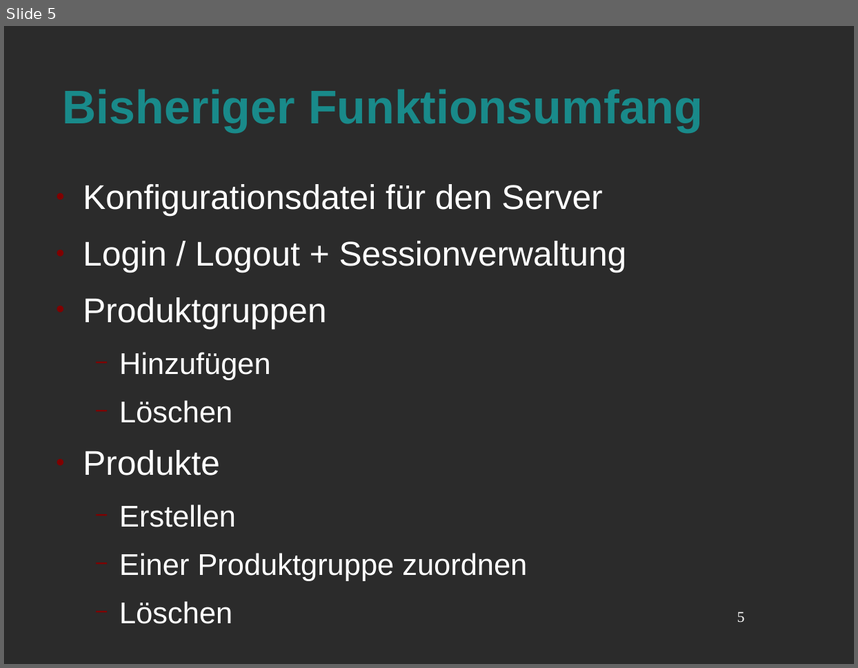
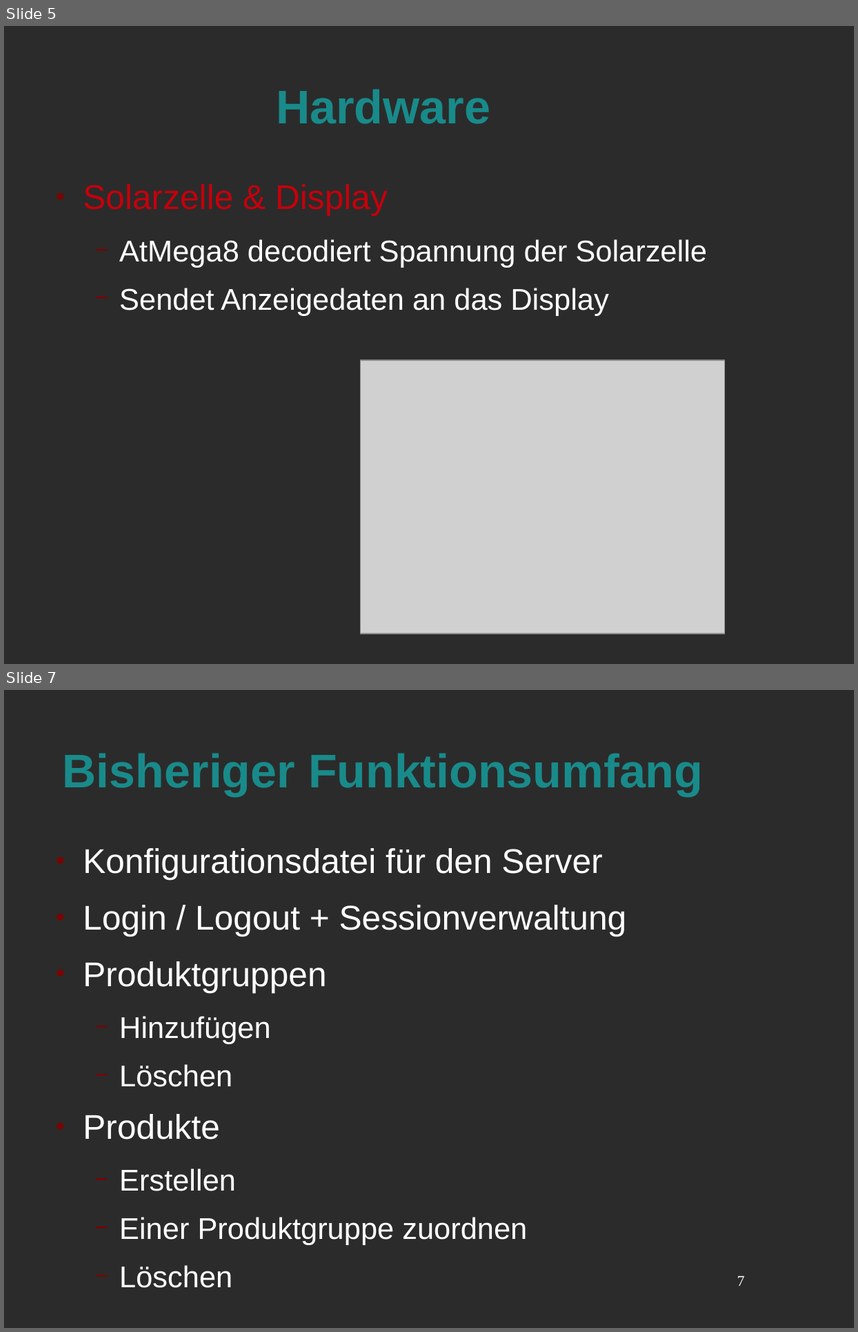
Before and after one commit to Niondir/rika-led, a slide deck: präsentation 2/zwischenergebisse.odp. Shown one above the other, each under a label of ours: slide 5 before the commit, slides 5 and 7 after it; the slides between them are not shown. The pictures are 858x668 and 858x1332 pixels, drawn with LibreOffice and Linux fonts; fonts in the diff are those of the drawing; grey boxes stand for pictures; background and template pictures are left out; a plain dark background stands for a picture behind light text. Boxes give left, top, right and bottom in pixels: in the first picture for what was removed or moved away, otherwise in the second. Text is boxed around its words. In the diff, an @@ line names an element or a change of style, - is before the commit and + after.

```diff
--- a/präsentation 2/zwischenergebisse.odp
+++ b/präsentation 2/zwischenergebisse.odp
@@ slide 5 added at (4, 26, 854, 664), background picture (left out) @@
@@ title added at (276, 89, 490, 124), 44 pt, text #198A8A, bold @@
+Hardware
@@ text added at (83, 184, 707, 316), 28 pt, text #FFFFFF @@
+● Solarzelle & Display
+  − AtMega8 decodiert Spannung der Solarzelle
+  − Sendet Anzeigedaten an das Display
@@ picture added at (361, 360, 725, 633) @@
@@ what was slide 5 is now slide 7 @@
@@ page number at (737, 1275, 745, 1285): text changed @@
-5
+7
```
Also in this commit, not shown: 5 slides changed, 1 other slide added, 5 other files.
